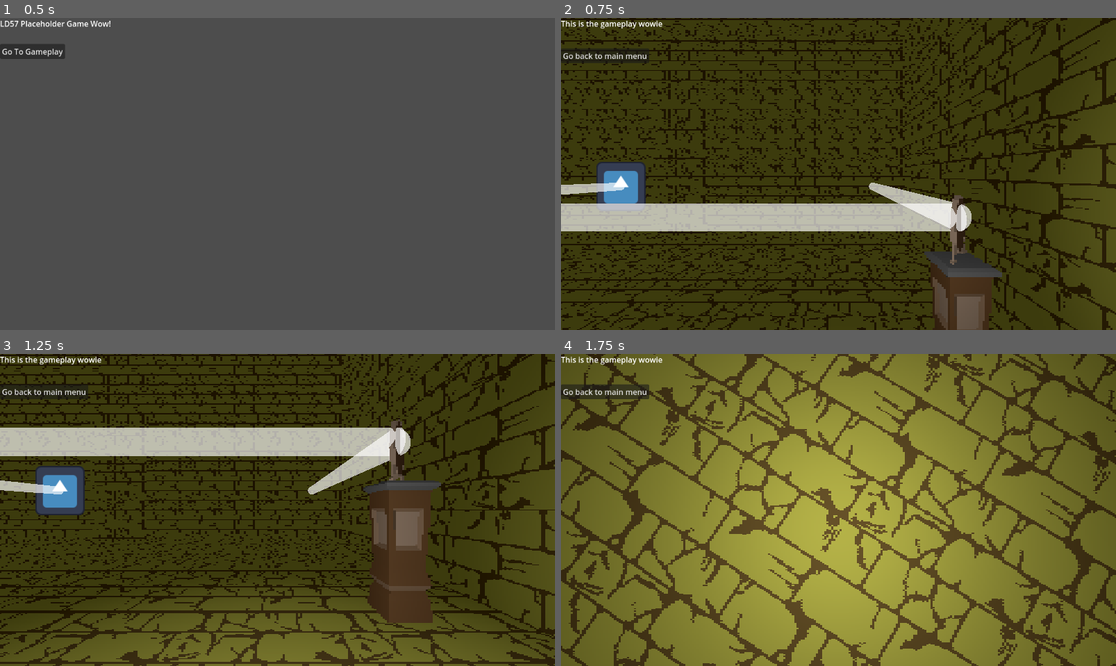
Above: before the commit, frames 1-4 (two rows, left to right).
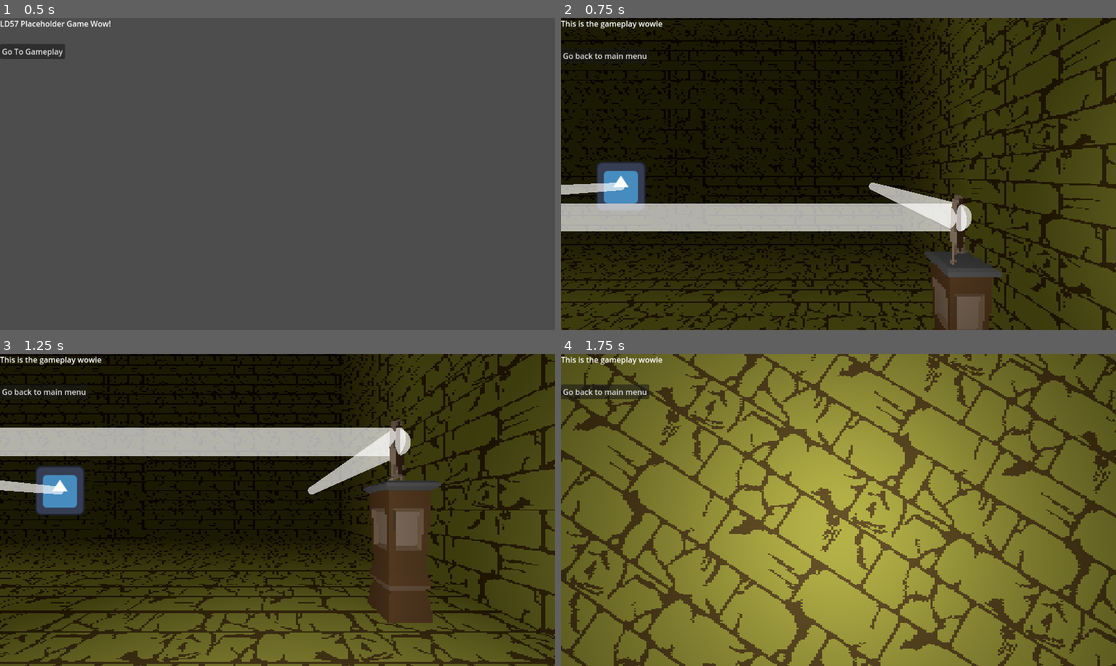
Above: after the commit, the same moments.

Repository: AnsonRutherford/LD57
Game: Godot game, scene res://Scenes/start.tscn
The game is run twice, just before and just after one commit, with the same random seed, the same clock (stepped at 60 frames per second) and the same inputs. The engine's default icon, where the game draws it, is replaced by a stand-in: a white triangle on a blue panel in a dark square.
Inputs (mouse positions are in pixels of both pictures, inside the frame that each line leads up to):
- Up to frame 1 (0.5 s): no input
- Up to frame 2 (0.75 s): click "Go To Gameplay" at 0.5 s
- Up to frame 3 (1.25 s): no input
- Up to frame 4 (1.75 s): move the mouse to (866, 510) at 1.27 s; hold W (up) from 1.28 s (still down); click (866, 510) at 1.35 s; tap Space (jump) at 1.52 s

Frame 1 is identical in both runs. In frame 2, 32% of the frame differs, in the area x 0-65%, y 0-76%; in frame 3, 23%; in frame 4, nothing differs.

Commit message:
treasure room and teleportation done

Diff:
--- a/Materials/Shaders/post_process.gdshader
+++ b/Materials/Shaders/post_process.gdshader
@@ -16,5 +16,5 @@
 	vec2 screen_chunk = round(SCREEN_UV * pixel_scale) / pixel_scale;
 	float depth = texture(depth_texture, screen_chunk).r;
 	ALBEDO.rgb = vec3(texture(screen_texture, screen_chunk).rgb);
-	ALBEDO.rgb *= max(depth_min, min(depth_max, depth * depth_scale));
+	ALBEDO.rgb *= min(depth_max, max(depth_min, depth * depth_scale));
 }
--- a/Materials/post_process_material.tres
+++ b/Materials/post_process_material.tres
@@ -6,6 +6,6 @@
 render_priority = -1
 shader = ExtResource("1_ka2em")
 shader_parameter/pixel_scale = 256.0
-shader_parameter/depth_scale = 400.38
+shader_parameter/depth_scale = 100.0
 shader_parameter/depth_min = 0.1
 shader_parameter/depth_max = 1.0
--- a/Scenes/light_puzzle_room.tscn
+++ b/Scenes/light_puzzle_room.tscn
@@ -6,6 +6,7 @@
 [ext_resource type="PackedScene" uid="uid://bwtwjlhrpa181" path="res://Scenes/PuzzleDoor.tscn" id="3_dnawa"]
 [ext_resource type="PackedScene" uid="uid://d25mnqq71uc2" path="res://Scenes/light_beam.tscn" id="4_8kpn7"]
 [ext_resource type="Texture2D" uid="uid://brahchytmjufc" path="res://icon.svg" id="4_g1p2c"]
+[ext_resource type="Script" uid="uid://6yf2x3v3ivdm" path="res://Scripts/cheat_spot.gd" id="7_lsegc"]
 
 [node name="PuzzleRoom" type="Node3D"]
 
@@ -102,3 +103,8 @@
 [node name="Moon Mural" type="Sprite3D" parent="."]
 transform = Transform3D(-2, 0, -3.01992e-07, 0, 2, 0, 3.01992e-07, 0, -2, 20, 3, -8.51)
 texture = ExtResource("4_g1p2c")
+
+[node name="Level1Skip" type="Node3D" parent="."]
+transform = Transform3D(1, 0, 0, 0, 1, 0, 0, 0, 1, 20, 25, -6)
+script = ExtResource("7_lsegc")
+action = "Level1Skip"
--- a/Scenes/post_processing.tscn
+++ b/Scenes/post_processing.tscn
@@ -1,6 +1,7 @@
-[gd_scene load_steps=3 format=3 uid="uid://p33wb31v71yi"]
+[gd_scene load_steps=4 format=3 uid="uid://p33wb31v71yi"]
 
 [ext_resource type="Material" uid="uid://bdppksj2ibrl0" path="res://Materials/post_process_material.tres" id="1_k60d0"]
+[ext_resource type="Script" uid="uid://crobdc5d1gblu" path="res://Scripts/post_processing.gd" id="2_td5vr"]
 
 [sub_resource type="QuadMesh" id="QuadMesh_td5vr"]
 flip_faces = true
@@ -8,7 +9,8 @@
 
 [node name="Post Processing" type="Node3D"]
 
-[node name="Red Only" type="MeshInstance3D" parent="."]
+[node name="Pixels" type="MeshInstance3D" parent="."]
 extra_cull_margin = 16384.0
 mesh = SubResource("QuadMesh_td5vr")
 surface_material_override/0 = ExtResource("1_k60d0")
+script = ExtResource("2_td5vr")
--- a/Scenes/start.tscn
+++ b/Scenes/start.tscn
@@ -1,7 +1,3 @@
-[gd_scene load_steps=2 format=3 uid="uid://fk1fwyvya2su"]
-
-[ext_resource type="PackedScene" path="res://Scenes/post_processing.tscn" id="1_3bxa3"]
+[gd_scene format=3 uid="uid://fk1fwyvya2su"]
 
 [node name="Start" type="Node"]
-
-[node name="Post Processing" parent="." instance=ExtResource("1_3bxa3")]
--- /dev/null
+++ b/Scenes/treasure_room.tscn
@@ -0,0 +1,66 @@
+[gd_scene load_steps=5 format=3 uid="uid://8c2ev7rtlxee"]
+
+[ext_resource type="Material" uid="uid://bh213bu1m3npl" path="res://Materials/brick.tres" id="1_nhyoi"]
+[ext_resource type="Script" uid="uid://cntn6xl1cwff" path="res://Scripts/portal.gd" id="2_e3umy"]
+[ext_resource type="Script" uid="uid://6yf2x3v3ivdm" path="res://Scripts/cheat_spot.gd" id="3_cuqsb"]
+
+[sub_resource type="BoxShape3D" id="BoxShape3D_cuqsb"]
+size = Vector3(5, 5, 5)
+
+[node name="Treasure Room" type="Node3D"]
+
+[node name="CSGCombiner3D" type="CSGCombiner3D" parent="."]
+material_override = ExtResource("1_nhyoi")
+operation = 2
+use_collision = true
+
+[node name="CSGBox3D" type="CSGBox3D" parent="CSGCombiner3D"]
+transform = Transform3D(1, 0, 0, 0, 1, 0, 0, 0, 1, -12, -24.5, -7)
+calculate_tangents = false
+flip_faces = true
+size = Vector3(71, 106, 29)
+
+[node name="CSGBox3D2" type="CSGBox3D" parent="CSGCombiner3D"]
+transform = Transform3D(1, 0, 0, 0, 1, 0, 0, 0, 1, -13, 5.5, -6)
+operation = 2
+size = Vector3(25, 10, 17)
+
+[node name="CSGBox3D3" type="CSGBox3D" parent="CSGCombiner3D"]
+transform = Transform3D(1, 0, 0, 0, 1, 0, 0, 0, 1, -12, 3.5, -6)
+operation = 2
+size = Vector3(63, 6, 3)
+
+[node name="CSGBox3D5" type="CSGBox3D" parent="CSGCombiner3D"]
+transform = Transform3D(1, 0, 0, 0, 1, 0, 0, 0, 1, 20, 19, -6)
+operation = 2
+size = Vector3(3, 19, 3)
+
+[node name="CSGBox3D6" type="CSGBox3D" parent="CSGCombiner3D"]
+transform = Transform3D(1, 0, 0, 0, 1, 0, 0, 0, 1, 20.0455, 5.03675, -6.0635)
+operation = 2
+size = Vector3(5, 9, 5)
+
+[node name="CSGBox3D8" type="CSGBox3D" parent="CSGCombiner3D"]
+transform = Transform3D(1, 0, 0, 0, 1, 0, 0, 0, 1, -44.9545, 3.53675, -6.0635)
+operation = 2
+size = Vector3(5, 6, 5)
+
+[node name="CSGBox3D9" type="CSGBox3D" parent="CSGCombiner3D"]
+transform = Transform3D(1, 0, 0, 0, 1, 0, 0, 0, 1, -45, -38, -6)
+operation = 2
+size = Vector3(3, 79, 3)
+
+[node name="Portal" type="Area3D" parent="."]
+transform = Transform3D(1, 0, 0, 0, 1, 0, 0, 0, 1, -45, -5, -6)
+collision_layer = 0
+collision_mask = 4
+script = ExtResource("2_e3umy")
+teleport_destination = Vector3(20, 25, -6)
+
+[node name="CollisionShape3D" type="CollisionShape3D" parent="Portal"]
+shape = SubResource("BoxShape3D_cuqsb")
+
+[node name="Level5Skip" type="Node3D" parent="."]
+transform = Transform3D(1, 0, 0, 0, 1, 0, 0, 0, 1, -4, 4, -6)
+script = ExtResource("3_cuqsb")
+action = "Level5Skip"
--- /dev/null
+++ b/Scripts/cheat_spot.gd
@@ -0,0 +1,7 @@
+extends Node3D
+
+@export var action: String
+
+func _process(_delta) -> void:
+	if Input.is_action_just_released(action):
+		Globals.player.global_position = self.global_position
--- a/Scripts/globals.gd
+++ b/Scripts/globals.gd
@@ -4,6 +4,11 @@
 
 var main_menu_scene: PackedScene = preload("res://Scenes/main_menu.tscn")
 var gameplay_scene: PackedScene = preload("res://Scenes/gameplay.tscn")
+
+var post_processing: PostProcessing = null
+
+var post_processing_scene: PackedScene = preload("res://Scenes/post_processing.tscn")
+
 
 var player: Player
 
@@ -15,7 +20,9 @@
 signal PILLAR_PICKUP(pillar: ItemPillar)
 
 func _ready() -> void:
-	print("debug mode")
+	var node = post_processing_scene.instantiate()
+	add_child(node)
+	post_processing = node.get_child(0)
 	load_main_menu()
 
 func load_main_menu() -> void:
--- /dev/null
+++ b/Scripts/portal.gd
@@ -0,0 +1,23 @@
+extends Area3D
+
+var activated := false
+@export var fade_out_duration = 1.0
+@export var fade_in_duration = 1.0
+@export var black_screen_interval = 1.0
+@export var teleport_destination: Vector3
+
+func _process(delta: float) -> void:
+	if !activated and has_overlapping_bodies():
+		activated = true
+		var pp_mat = Globals.post_processing
+		pp_mat.push_values = true
+		var tween = create_tween()
+		tween.tween_property(pp_mat, "depth_max", 0, fade_out_duration)
+		tween.tween_interval(black_screen_interval)
+		tween.tween_property(Globals.player, "global_position", teleport_destination, 0)
+		tween.tween_property(pp_mat, "depth_max", 1, fade_in_duration)
+		tween.tween_callback(portal_done)
+
+func portal_done() -> void:
+	activated = false
+	Globals.post_processing.reset()
--- /dev/null
+++ b/Scripts/post_processing.gd
@@ -0,0 +1,16 @@
+class_name PostProcessing
+extends MeshInstance3D
+
+@onready var mat := get_surface_override_material(0) as ShaderMaterial
+var depth_max = 1.0
+
+var push_values = false
+
+func _process(_delta):
+	if push_values:
+		mat.set_shader_parameter("depth_max", depth_max)
+
+func reset() -> void:
+	push_values = false
+	depth_max = 1.0
+	mat.set_shader_parameter("depth_max", 1.0)
--- a/project.godot
+++ b/project.godot
@@ -91,6 +91,31 @@
 "events": [Object(InputEventMouseButton,"resource_local_to_scene":false,"resource_name":"","device":-1,"window_id":0,"a …(258 unchanged characters)…
 ]
 }
+Level1Skip={
+"deadzone": 0.2,
+"events": [Object(InputEventKey,"resource_local_to_scene":false,"resource_name":"","device":0,"window_id":0,"alt_pressed":false,"shift_pressed":false,"ctrl_pressed":true,"meta_pressed":false,"pressed":false,"keycode":0,"physical_keycode":49,"key_label":0,"unicode":0,"location":0,"echo":false,"script":null)
+]
+}
+Level2Skip={
+"deadzone": 0.2,
+"events": [Object(InputEventKey,"resource_local_to_scene":false,"resource_name":"","device":0,"window_id":0,"alt_pressed":false,"shift_pressed":false,"ctrl_pressed":true,"meta_pressed":false,"pressed":false,"keycode":0,"physical_keycode":50,"key_label":0,"unicode":0,"location":0,"echo":false,"script":null)
+]
+}
+Level3Skip={
+"deadzone": 0.2,
+"events": [Object(InputEventKey,"resource_local_to_scene":false,"resource_name":"","device":0,"window_id":0,"alt_pressed":false,"shift_pressed":false,"ctrl_pressed":true,"meta_pressed":false,"pressed":false,"keycode":0,"physical_keycode":51,"key_label":0,"unicode":0,"location":0,"echo":false,"script":null)
+]
+}
+Level4Skip={
+"deadzone": 0.2,
+"events": [Object(InputEventKey,"resource_local_to_scene":false,"resource_name":"","device":0,"window_id":0,"alt_pressed":false,"shift_pressed":false,"ctrl_pressed":true,"meta_pressed":false,"pressed":false,"keycode":0,"physical_keycode":52,"key_label":0,"unicode":0,"location":0,"echo":false,"script":null)
+]
+}
+Level5Skip={
+"deadzone": 0.2,
+"events": [Object(InputEventKey,"resource_local_to_scene":false,"resource_name":"","device":0,"window_id":0,"alt_pressed":false,"shift_pressed":false,"ctrl_pressed":true,"meta_pressed":false,"pressed":false,"keycode":0,"physical_keycode":53,"key_label":0,"unicode":0,"location":0,"echo":false,"script":null)
+]
+}
 
 [layer_names]
 
Not shown: 1 places in Scenes/light_puzzle_room.tscn that only renumber resources
Not shown, added: Scripts/cheat_spot.gd.uid
Not shown, added: Scripts/portal.gd.uid
Not shown, added: Scripts/post_processing.gd.uid
